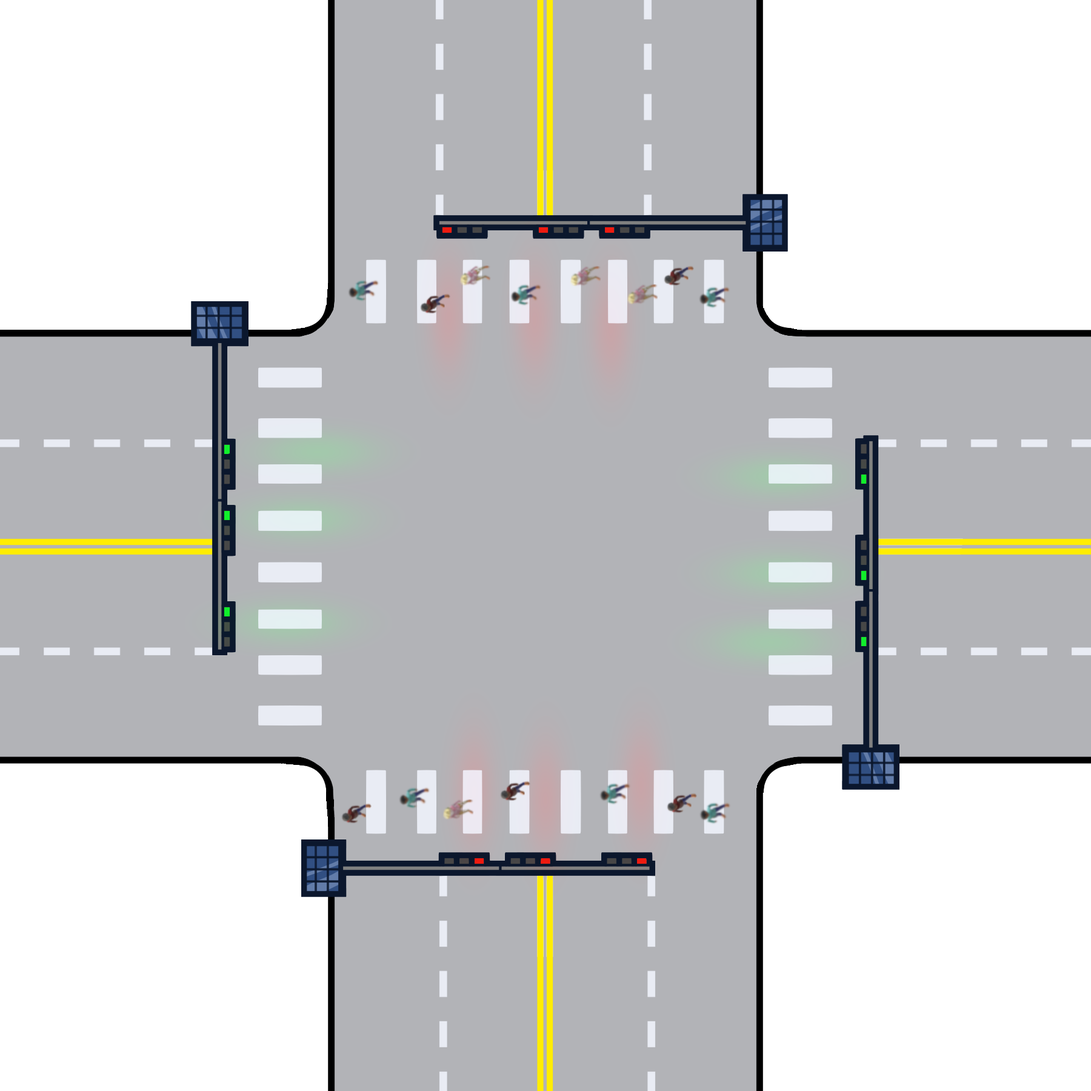
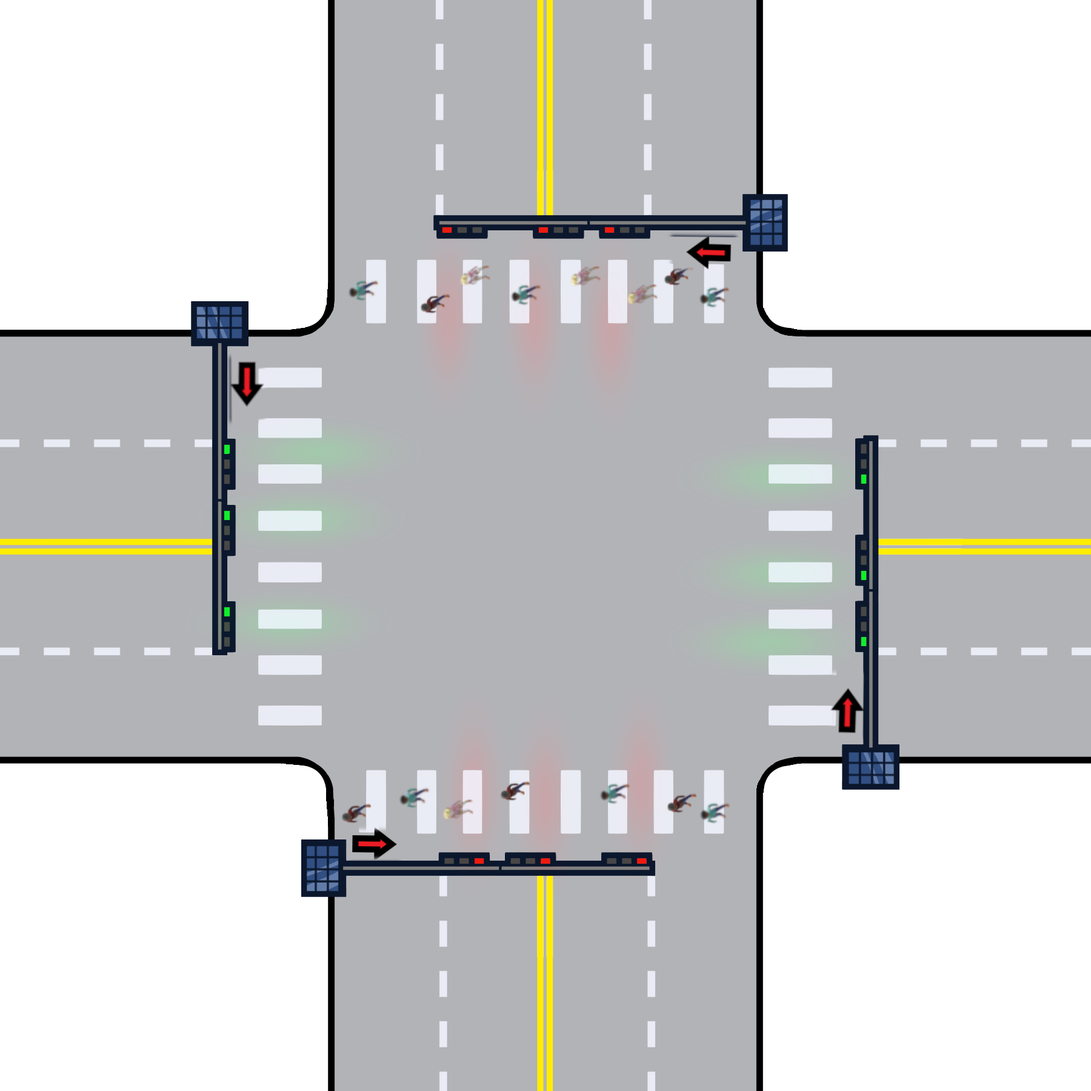
Layers edited between the first and the second 1091x1091 image:
moved "Pasted Layer copy #2" above "Pasted Layer copy #1", painted on it over (x1=227, y1=265, x2=601, y2=426)
removed layer "Pasted Layer copy" over (x1=460, y1=264, x2=491, y2=286)
removed layer "crown #5" over (x1=667, y1=793, x2=698, y2=814)
removed layer "crown #2" over (x1=342, y1=803, x2=372, y2=825)
removed layer "crown #4" over (x1=500, y1=781, x2=531, y2=802)
removed layer "crown #3" over (x1=663, y1=264, x2=695, y2=287)
removed layer "crown #1" over (x1=420, y1=294, x2=451, y2=315)
removed layer "crown copy #5" over (x1=599, y1=783, x2=631, y2=805)
removed layer "crown copy #9" over (x1=699, y1=286, x2=731, y2=309)
removed layer "crown copy #8" over (x1=699, y1=802, x2=731, y2=825)
removed layer "crown copy #7" over (x1=510, y1=284, x2=542, y2=306)
removed layer "crown copy #6" over (x1=399, y1=787, x2=430, y2=809)
painted on "Pasted Layer copy #1" over (x1=443, y1=669, x2=866, y2=821)
removed layer "Pasted Layer copy #3" over (x1=628, y1=283, x2=659, y2=304)
added layer "Pasted Layer" above "Pasted Layer copy" over (x1=345, y1=822, x2=403, y2=862)
renamed "crown copy #4" to "Pasted Layer copy", painted on it over (x1=348, y1=231, x2=742, y2=303)
renamed "greenred.png" to "greenredppl2.png", painted on it over (x1=227, y1=231, x2=866, y2=862)
